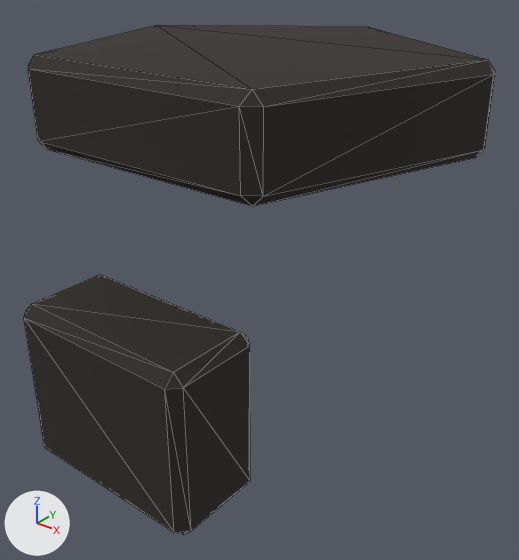
An edit to the glTF model game/assets/generated/crowd/hair_bun.glb, drawn before and after from the same camera.
Before and after are seen from a camera (50 mm lens) standing at (0.26, -0.324, 1.258) and looking at (0.011, -0.013, 1.065). The lights are fixed; the arrows at lower left show +X, +Y and +Z. The picture after the commit comes second. Mesh edges are drawn as thin lines. Where no turn or scale is listed for an object, it has been applied to the vertices. Vertices at exactly the same position are counted once.

Before the edit, the objects in view are built like this:
```python
me_hairbun = bpy.data.meshes.new('HairBun')
me_hairbun.from_pydata(...)  # 54 vertices, 100 faces; spans x -0.123..0.123, y -0.136..0.121, z 0.975..1.2
me_hairbun.materials.append(mat_hair)  # black #2a2420
ob_hair = bpy.data.objects.new('hair', me_hairbun)
ob_hair.location = (0.0, 0.0, 0.0)
```
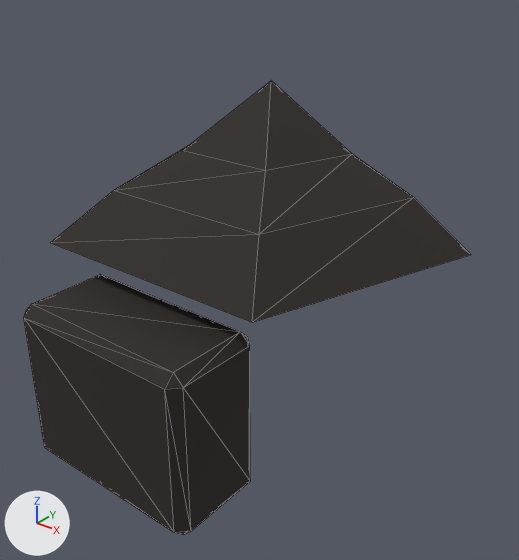
Where the change shows, as pixel boxes [x1, y1, x2, y2] in the pictures (519 x 560 px):
'hair', reshaped (11% shorter)
    before: [24, 25, 495, 534]
    after: [24, 81, 471, 534]
part 1 of me_hairbun, rebuilt (10% narrower, 33% taller)
    before: [28, 25, 495, 206]
    after: [51, 81, 471, 322]

The change in detail:
me_hairbun is used by ob_hair; location (0.0, 0.0, 0.0).
me_hairbun had 54 vertices, 100 faces and spanned x -0.123..0.123, y -0.136..0.121, z 0.975..1.2.
me_hairbun now has 40 vertices, 69 faces and spans x -0.122..0.122, y -0.136..0.122, z 0.975..1.18.
me_hairbun part 1: the loose piece of 30 vertices spanning x -0.123..0.123, y -0.101..0.121, z 1.15..1.2 is rebuilt with 16 vertices and now spans x -0.122..0.122, y -0.099..0.122, z 1.095..1.18.
